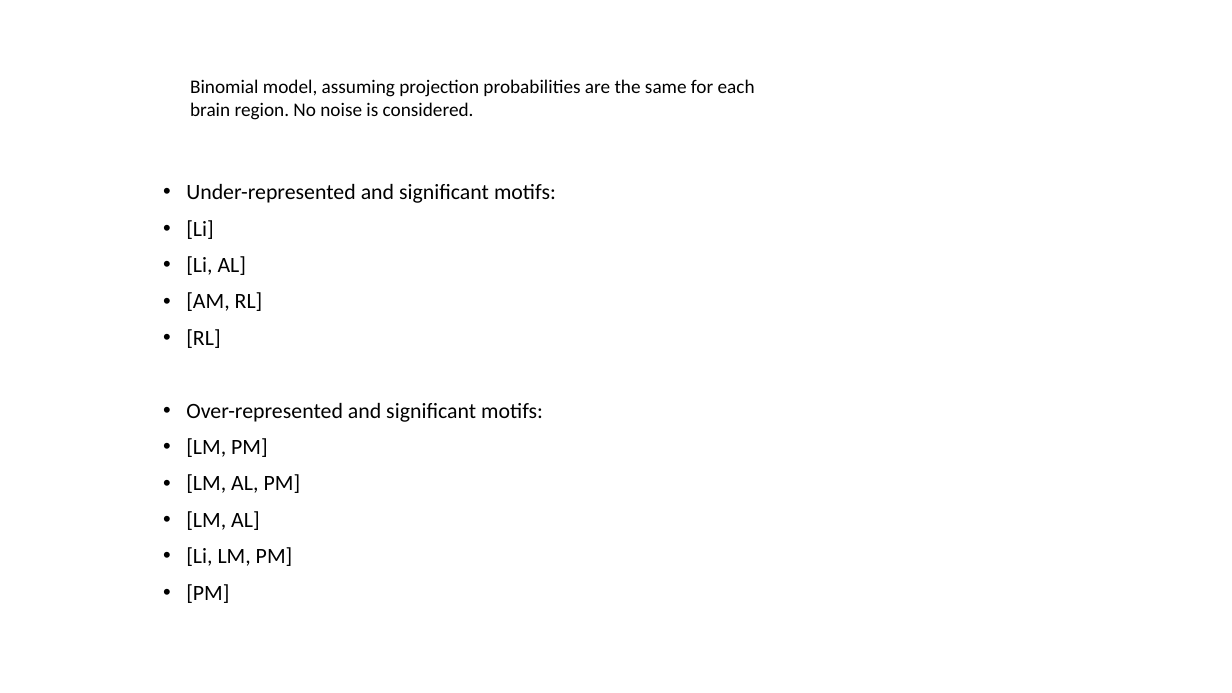
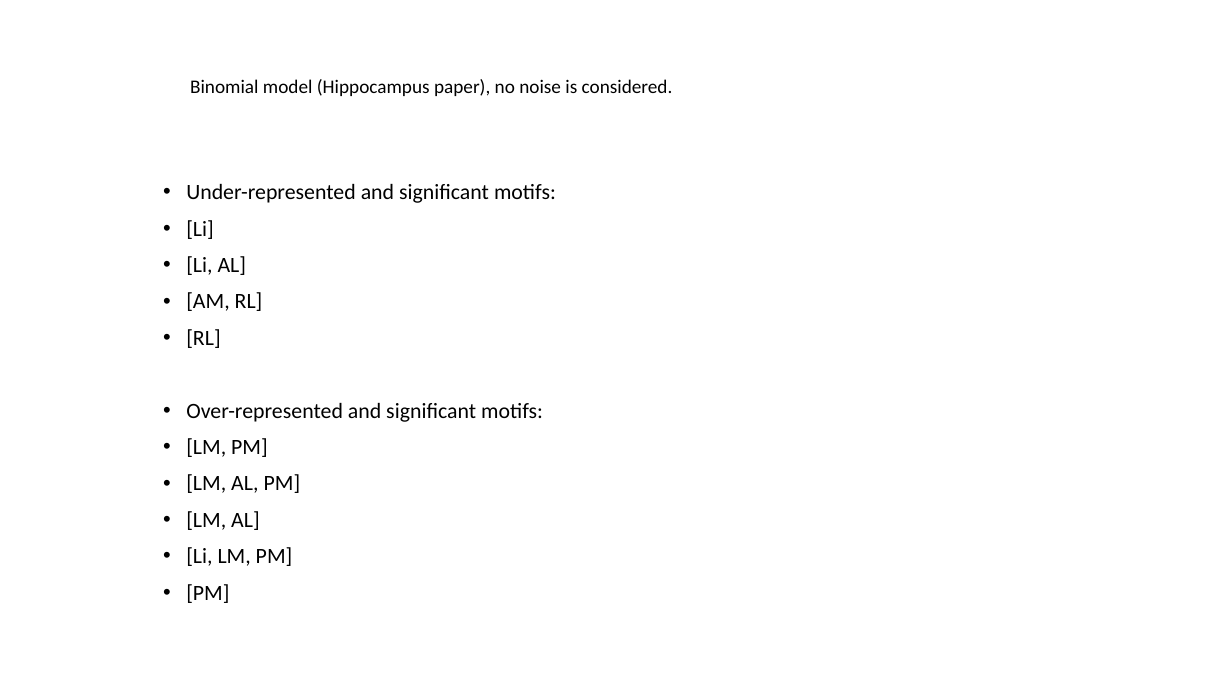
Before and after one commit to jinluliu550/MAPseq_analysis, a slide deck: slide 4 of jinlu/Hans-data-comparison.pptx. Drawn at 1232x693 pixels with LibreOffice and Linux fonts; fonts in the diff are those of the drawing. Boxes give left, top, right and bottom in pixels: in the first picture for what was removed or moved away, otherwise in the second. Text is boxed around its words. In the diff, an @@ line names an element or a change of style, - is before the commit and + after.

```diff
--- a/jinlu/Hans-data-comparison.pptx
+++ b/jinlu/Hans-data-comparison.pptx
@@ text at [190,79,673,96]: text changed @@
-Binomial model, assuming projection probabilities are the same for each brain region. No noise is considered.
+Binomial model (Hippocampus paper), no noise is considered.
```
Also in this commit, not shown: 4 other slides changed, 1 slide added, 3 slides removed.
